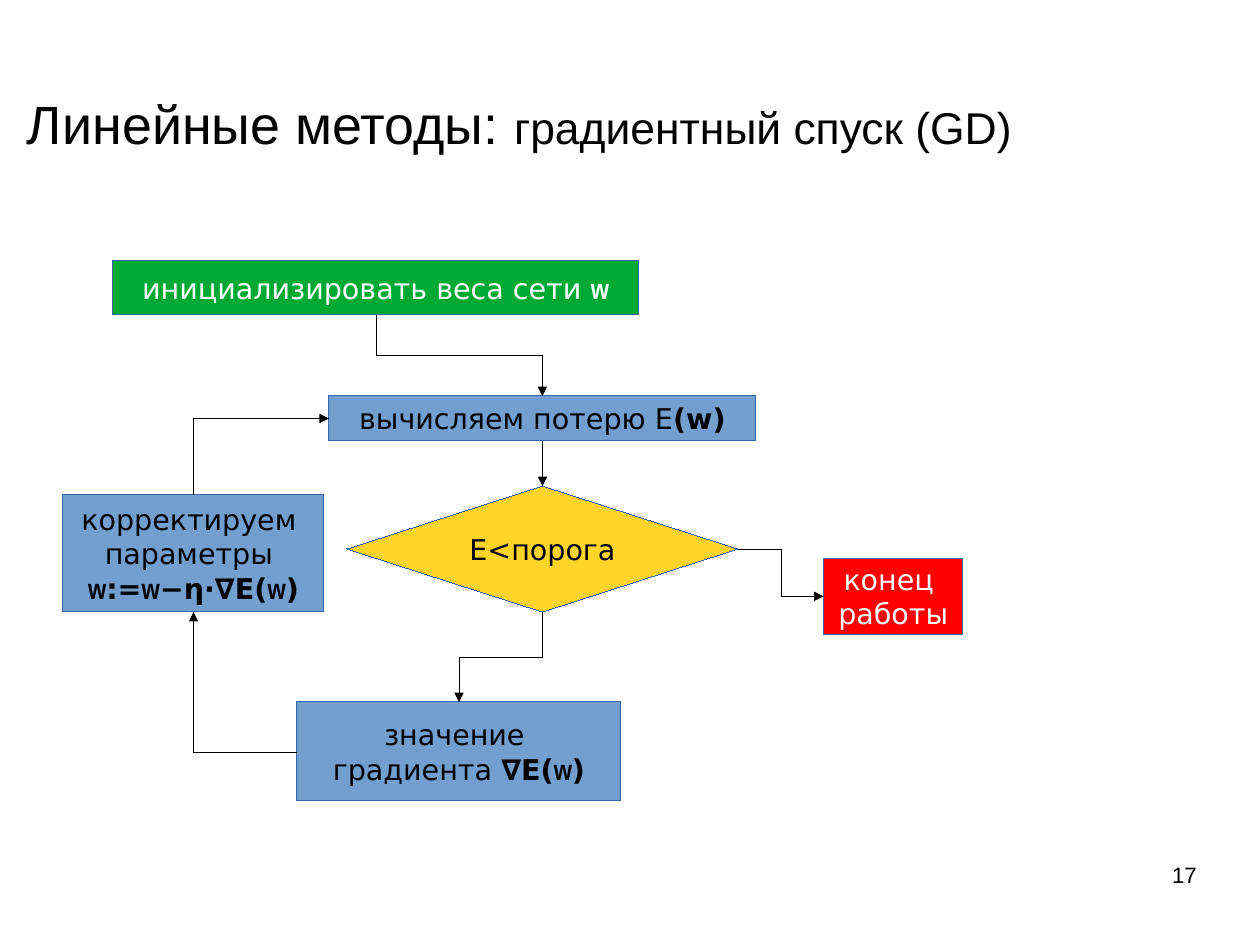
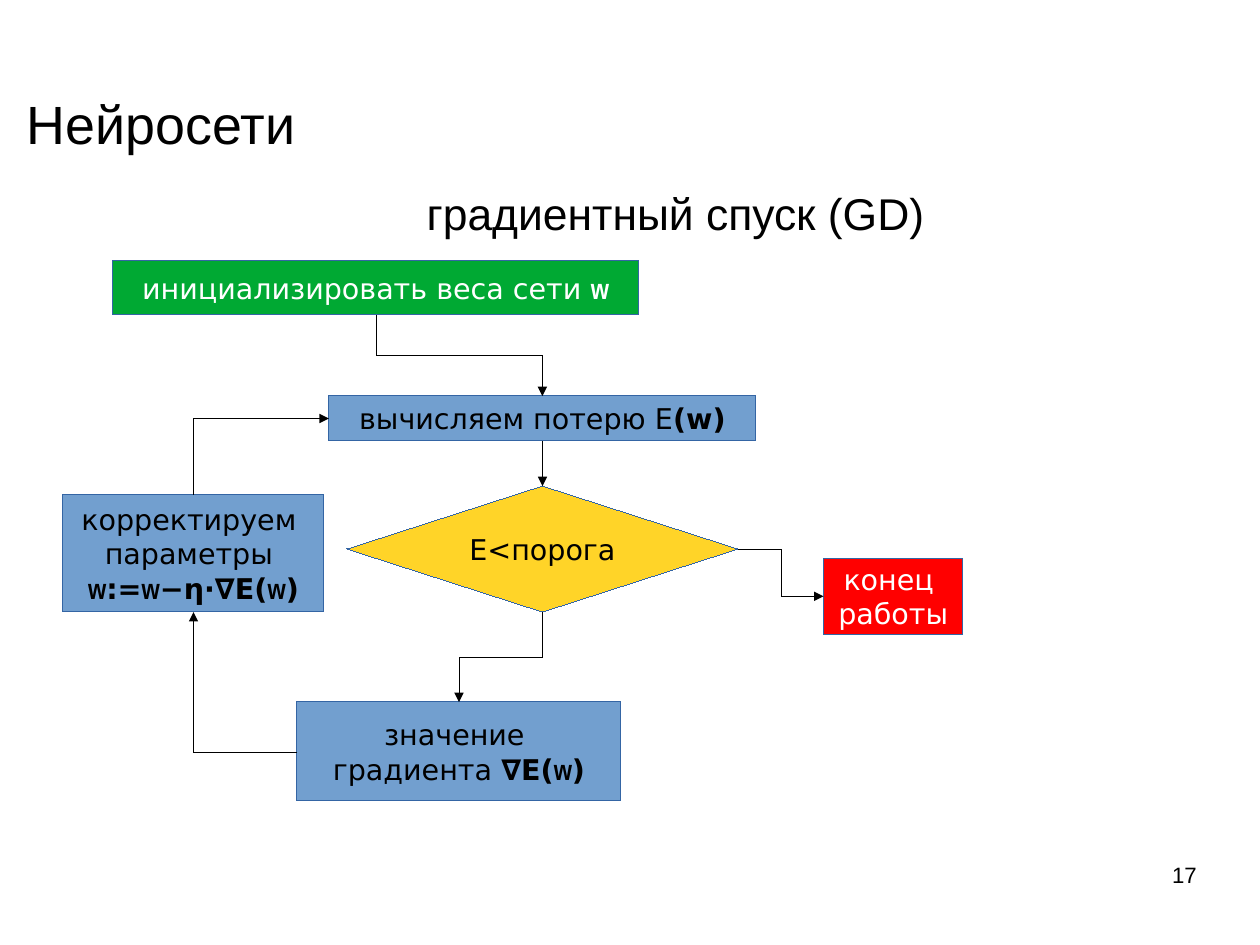
Before and after one commit to mechanoid5/ml_lectorium_legacy, a slide deck: slide 17 of 10-ann.odp. Drawn at 1260x945 pixels with LibreOffice and Linux fonts; fonts in the diff are those of the drawing; background and template pictures are left out. Boxes give left, top, right and bottom in pixels: in the first picture for what was removed or moved away, otherwise in the second. Text is boxed around its words. In the diff, an @@ line names an element or a change of style, - is before the commit and + after.

```diff
--- a/10-ann.odp
+++ b/10-ann.odp
@@ title at (x1=27, y1=104, x2=295, y2=154): text changed; size 28 to 33.9 pt @@
-Линейные методы: градиентный спуск (GD)
+Нейросети
@@ text added at (x1=427, y1=197, x2=924, y2=239), 28 pt, text #000000 @@
+градиентный спуск (GD)
```
Also in this commit, not shown: 2 other slides changed, 1 slide added, 1 other file.
